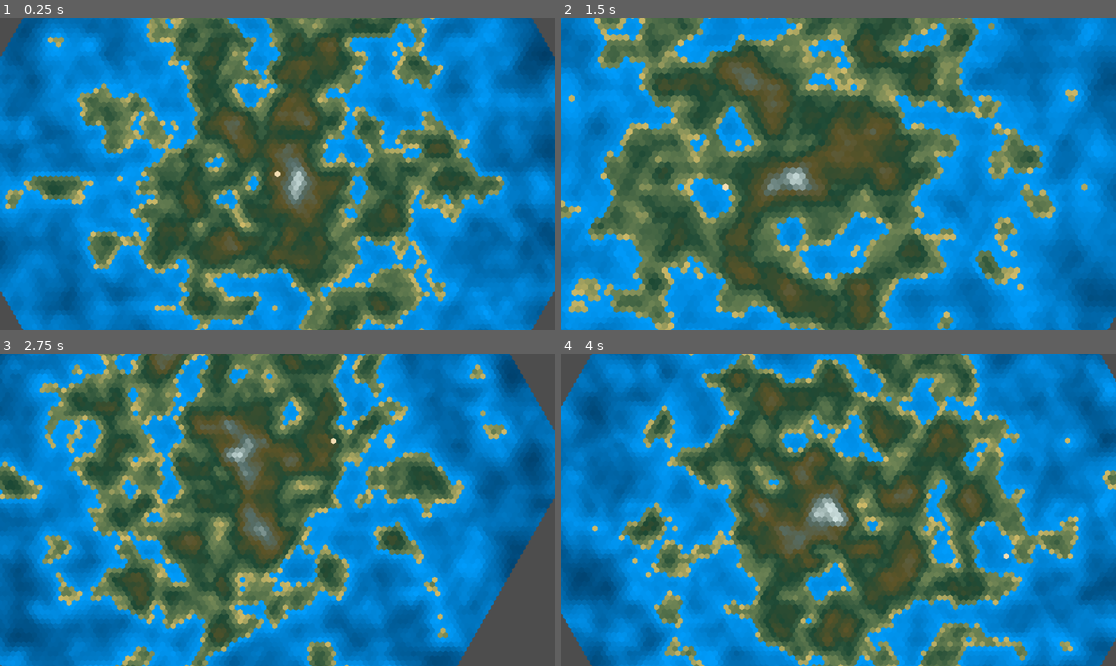
Above: before the commit, frames 1-4 (two rows, left to right).
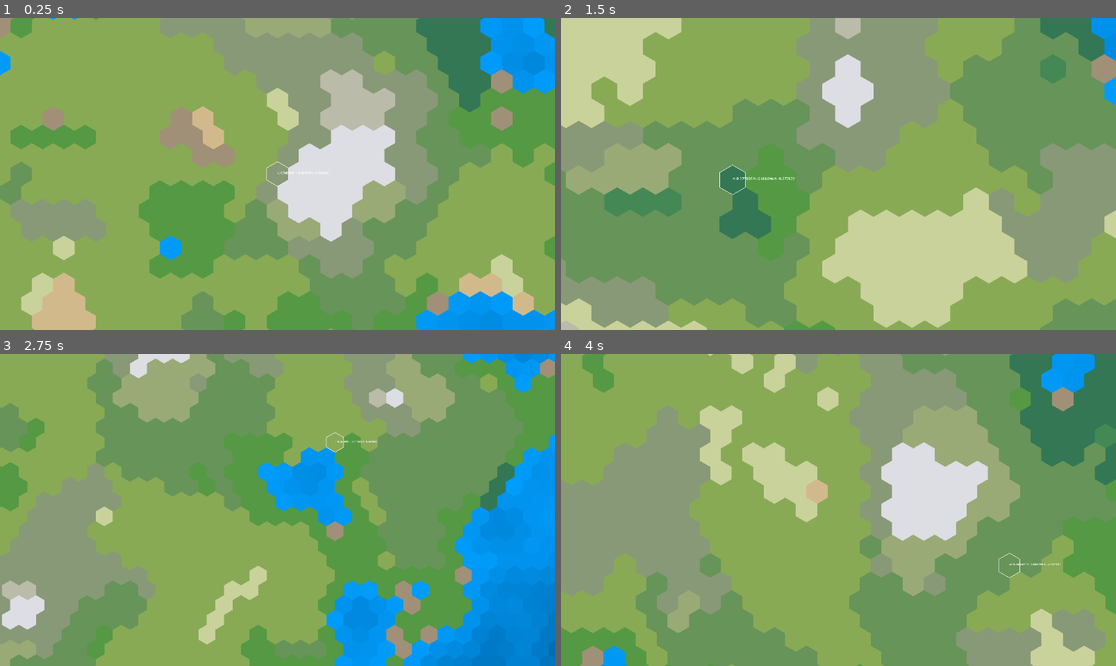
Above: after the commit, the same moments.

Repository: 1ort/hexgrid
Game: Godot game, scene res://demo.tscn
The game is run twice, just before and just after one commit, with the same random seed, the same clock (stepped at 60 frames per second) and the same inputs.
Inputs (mouse positions are in pixels of both pictures, inside the frame that each line leads up to):
- Up to frame 1 (0.25 s): no input
- Up to frame 2 (1.5 s): tap Enter (ui_accept) at 0.5, 0.77 s; move the mouse to (960, 158) at 0.52 s; press the mouse at (960, 158) at 0.53 s; hold D (right) 0.53-1.28 s; move the mouse to (727, 189) at 1.27 s; release the mouse at (727, 189) at 1.28 s; hold S (down) from 1.28 s (still down); tap Mouse wheel up (zoom_in) at 1.35 s
- Up to frame 3 (2.75 s): tap Enter (ui_accept) at 1.52 s; move the mouse to (333, 441) at 2.02 s; release S (down) at 2.03 s; hold D (right) from 2.03 s (still down); tap Mouse wheel down (zoom_out) at 2.1 s
- Up to frame 4 (4 s): move the mouse to (810, 572) at 2.77 s; release D (right) at 2.78 s; hold W (up) 2.78-3.53 s; click (810, 572) at 2.85 s; tap Enter (ui_accept) at 3.02, 3.77 s; move the mouse to (1005, 556) at 3.52 s; hold A (left) from 3.53 s (still down); tap Mouse wheel up (zoom_in) at 3.6 s

The runs differ from the first frame. In frame 1, 97% of the frame differs, in the area x 0-100%, y 0-100%; in frame 2, 98%; in frame 3, 96%; in frame 4, 98%.

Commit message:
biomes, sort of

Diff:
--- a/CameraController.gd
+++ b/CameraController.gd
@@ -22,4 +22,4 @@
 
 
 	var movement_vector = Input.get_vector("left", "right", "up", "down")
-	position += movement_vector * movement_speed
+	position += movement_vector * movement_speed * delta
--- a/demo.gd
+++ b/demo.gd
@@ -12,43 +12,64 @@
 var hex_region = HexRegion.new_hexagon(hex_radius, Hex.new(0, 0, 0))
 var hexes = hex_region.get_hexes()
 
-var noise = FastNoiseLite.new()
-
 @export
 var water_gradient: Gradient
 @export
 var ground_gradient: Gradient
 
-func get_hex_noise(hex) -> float:
-	return noise.get_noise_3d(hex.q, hex.r, hex.s)
-
-func get_hex_elevation(hex: Hex):
-	var elevation = get_hex_noise(hex)
+func correct_elevation(hex: Hex, elevation: float):
 	var distance = float(hex.distance_to(Hex.new(0,0,0)))
 	var max_distance = float(hex_radius)
 	var distance_k = 1.0 / max_distance
-
 	var d = distance_k * distance
 	elevation = lerp(elevation, 1-(d*2), elevation_k)
-
 	elevation = lerp(elevation, sign(elevation), abs(elevation)*0.4)
-
 	return elevation
 
+func generate_map():
+	var noise = FastNoiseLite.new()
+	var rng = RandomNumberGenerator.new()
+	var noise_seed = rng.randi_range(0, 50000)
+	noise.noise_type = FastNoiseLite.TYPE_SIMPLEX
 
-func generate_hex_noise():
-	var rng = RandomNumberGenerator.new()
-	noise.seed = rng.randi_range(0, 500)
-	noise.noise_type = FastNoiseLite.TYPE_SIMPLEX
-	noise.fractal_octaves = 3
-	noise.frequency = 0.05
 
 	for hex in hex_region.get_hexes():
-		var elevation = get_hex_elevation(hex)
-		hex_region.set_value(hex, elevation)
+		#var tile_info = generate_hex_tile_info(hex, noise)
+		var elevation: float
+		var humidity: float
+		var temperature: float
+		var tile_info: TileInfo
+
+		#elevation
+		noise.fractal_octaves = 3
+		noise.frequency = 0.05
+		noise.seed = noise_seed
+		var elevation_noise_value = noise.get_noise_3d(hex.q, hex.r, hex.s)
+		elevation = correct_elevation(hex, elevation_noise_value)
+
+		# humidity
+		noise.fractal_octaves = 2
+		#noise.frequency = 0.2
+		noise.seed = noise_seed+1
+		var humidity_noise_value = noise.get_noise_3d(hex.q, hex.r, hex.s)
+		humidity = (humidity_noise_value / 2.0) + 0.5
+
+		# temperature
+		noise.fractal_octaves = 2
+		#noise.frequency = 0.2
+		noise.seed = noise_seed+2
+		temperature = noise.get_noise_3d(hex.q, hex.r, hex.s)
+
+		tile_info = TileInfo.new(
+			elevation,
+			humidity,
+			temperature
+		)
+
+		hex_region.set_value(hex, tile_info)
 
 func _init():
-	generate_hex_noise()
+	generate_map()
 
 func _ready():
 	$HexMapCanvas.connect('draw', self.draw_hexes)
@@ -56,25 +77,28 @@
 
 func draw_hexes():
 	for hex in self.hexes:
-		var noise_value = hex_region.get_value(hex)
+		var tile_info = hex_region.get_value(hex)
 
 		var color_value: Color
-		if noise_value <= 0.0:
-			color_value = water_gradient.sample(-noise_value)
+		if tile_info.elevation <= 0.0:
+			color_value = water_gradient.sample(-tile_info.elevation)
+
 		else:
-			color_value = ground_gradient.sample(noise_value)
+			#color_value = ground_gradient.sample(tile_info.elevation)
+			color_value = tile_info.terrain_color
+
 
 		$HexMapCanvas.draw_hex(hex, color_value)
 
 func draw_overlay():
-	if self.selected_hex != null:
+	if selected_hex != null:
 		$HexOverlayCanvas.draw_hex(selected_hex, Color.ORANGE, 3, true)
 
-	if self.cursor_hex != null:
-		$HexOverlayCanvas.draw_hex(cursor_hex, Color.WHEAT, 2, true)
+	if cursor_hex != null and hex_region.has(cursor_hex):
+		$HexOverlayCanvas.draw_debug_info(cursor_hex, hex_region.get_value(cursor_hex))
 
-	if self.path_line:
-		$HexOverlayCanvas.draw_path(self.path_line)
+	if path_line:
+		$HexOverlayCanvas.draw_path(path_line)
 
 
 func _process(_delta):
--- a/demo.tscn
+++ b/demo.tscn
@@ -9,7 +9,7 @@
 colors = PackedColorArray(5.8527e-05, 0.612301, 0.985805, 1, 0, 0.210769, 0.359528, 1)
 
 [sub_resource type="Gradient" id="Gradient_dohbo"]
-offsets = PackedFloat32Array(0, 0.0655738, 0.307692, 0.535519, 0.677596, 0.836066, 1)
+offsets = PackedFloat32Array(0, 0.0655738, 0.47541, 0.644809, 0.79235, 0.907104, 1)
 colors = PackedColorArray(0.810964, 0.727832, 0.410956, 1, 0.431698, 0.51612, 0.33012, 1, 0.11069, 0.283595, 0.2066, 1, 0.362608, 0.327266, 0.154015, 1, 0.333333, 0.431373, 0.411765, 1, 0.882353, 0.952941, 0.94902, 1, 0.882353, 0.952941, 0.94902, 1)
 
 [node name="Demo" type="Node2D"]
@@ -19,7 +19,8 @@
 
 [node name="HexLayout" type="Node2D" parent="."]
 script = ExtResource("1_b3syg")
-hex_size = Vector2(128, 128)
+_orientation = "Pointy"
+hex_size = Vector2(512, 512)
 
 [node name="HexMapCanvas" type="Node2D" parent="." node_paths=PackedStringArray("layout")]
 script = ExtResource("3_4mfbu")
@@ -29,8 +30,12 @@
 script = ExtResource("3_4mfbu")
 layout = NodePath("../HexLayout")
 
+[node name="MapCanvasGroup" type="CanvasGroup" parent="."]
+
 [node name="CameraController" type="Node2D" parent="."]
 script = ExtResource("3_vccir")
+min_zoom = 0.01
+movement_speed = 16384.0
 
 [node name="Camera2D" type="Camera2D" parent="CameraController"]
 zoom = Vector2(0.05, 0.05)
--- a/hex_canvas.gd
+++ b/hex_canvas.gd
@@ -18,3 +18,23 @@
 func draw_path(path: Array[Hex]):
 	for hex in path:
 		draw_circle(layout.hex_to_position(hex), 16, Color.CADET_BLUE)
+
+func draw_debug_info(hex: Hex, tile_info: TileInfo):
+	var default_font = ThemeDB.fallback_font
+	var font_size = (layout.hex_size).x / 4
+
+	var corners = layout.get_polygon_corners(hex)
+	draw_closed_line(corners, Color.WHITE)
+	var hex_pos = layout.hex_to_position(hex)
+	draw_string(
+		default_font,
+		hex_pos,
+		"e: %f \nh: %f \nt: %f" % [
+			tile_info.elevation,
+			tile_info.humidity,
+			tile_info.temperature
+			],
+		 HORIZONTAL_ALIGNMENT_LEFT,
+		-1,
+		font_size,
+)
--- /dev/null
+++ b/tile_info.gd
@@ -0,0 +1,25 @@
+extends Object
+class_name TileInfo
+
+static var biomes_mapping: Image
+
+static func _static_init():
+	biomes_mapping = Image.new()
+	biomes_mapping.load("res://biome-lookup-discrete.png")
+
+var elevation: float
+var humidity: float
+var temperature: float
+var terrain_color: Color
+
+func _init(elevation_: float, humidity_: float, temperature_: float):
+	elevation = elevation_
+	humidity = humidity_
+	temperature = temperature_
+
+	var mapping_x: int = humidity * 100
+	var mapping_y: int = 100 - (elevation * 100) - 10
+
+	mapping_y = min(99, mapping_y)
+
+	terrain_color = biomes_mapping.get_pixel(mapping_x, mapping_y)
Binary file added: biome-lookup-discrete.png
Not shown, added: biome-lookup-discrete.png.import
